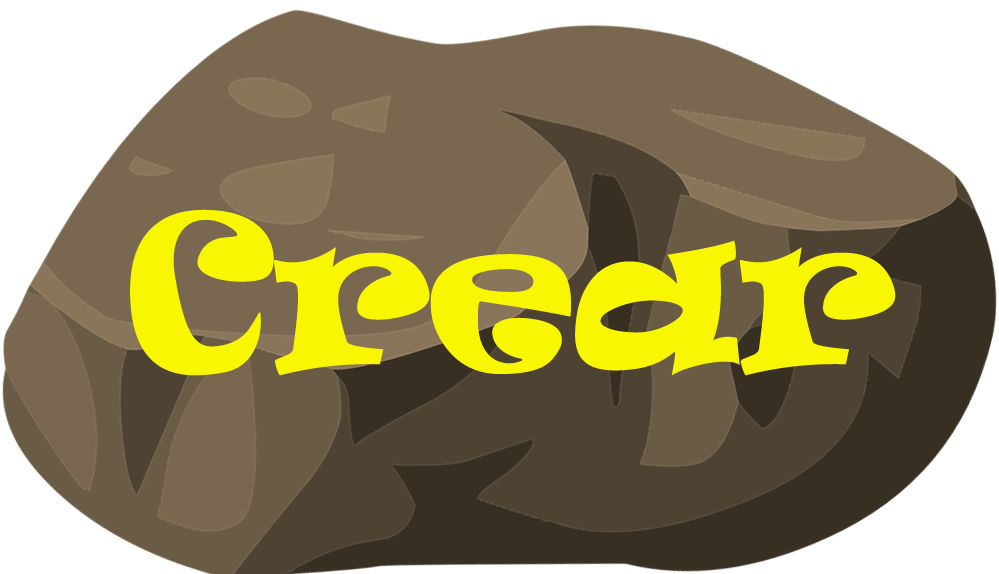
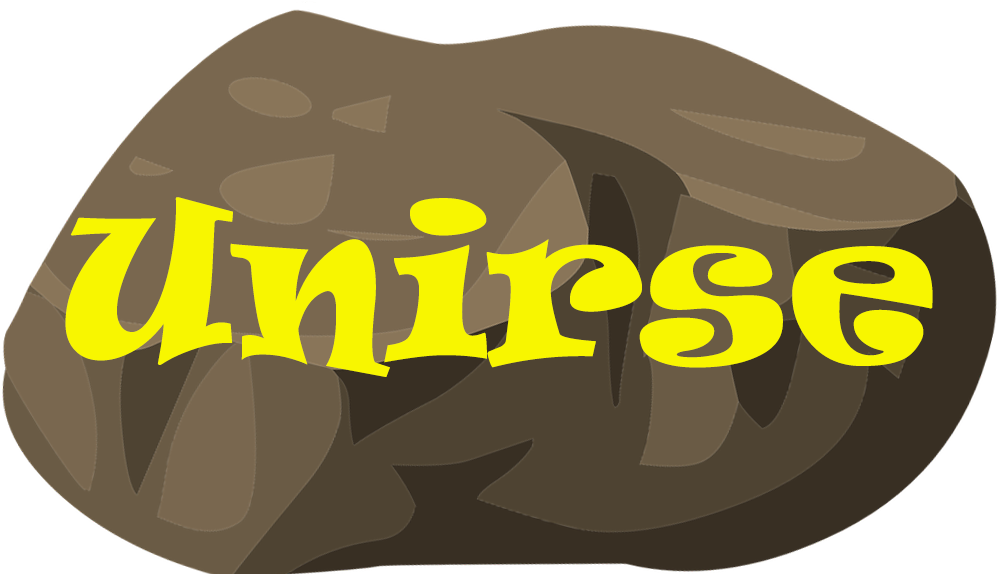
The second w=999, h=574 image is a revision of the first. Changes to its layers:
renamed "Crear" to "Unirse", painted on it over (65, 197, 933, 377)
